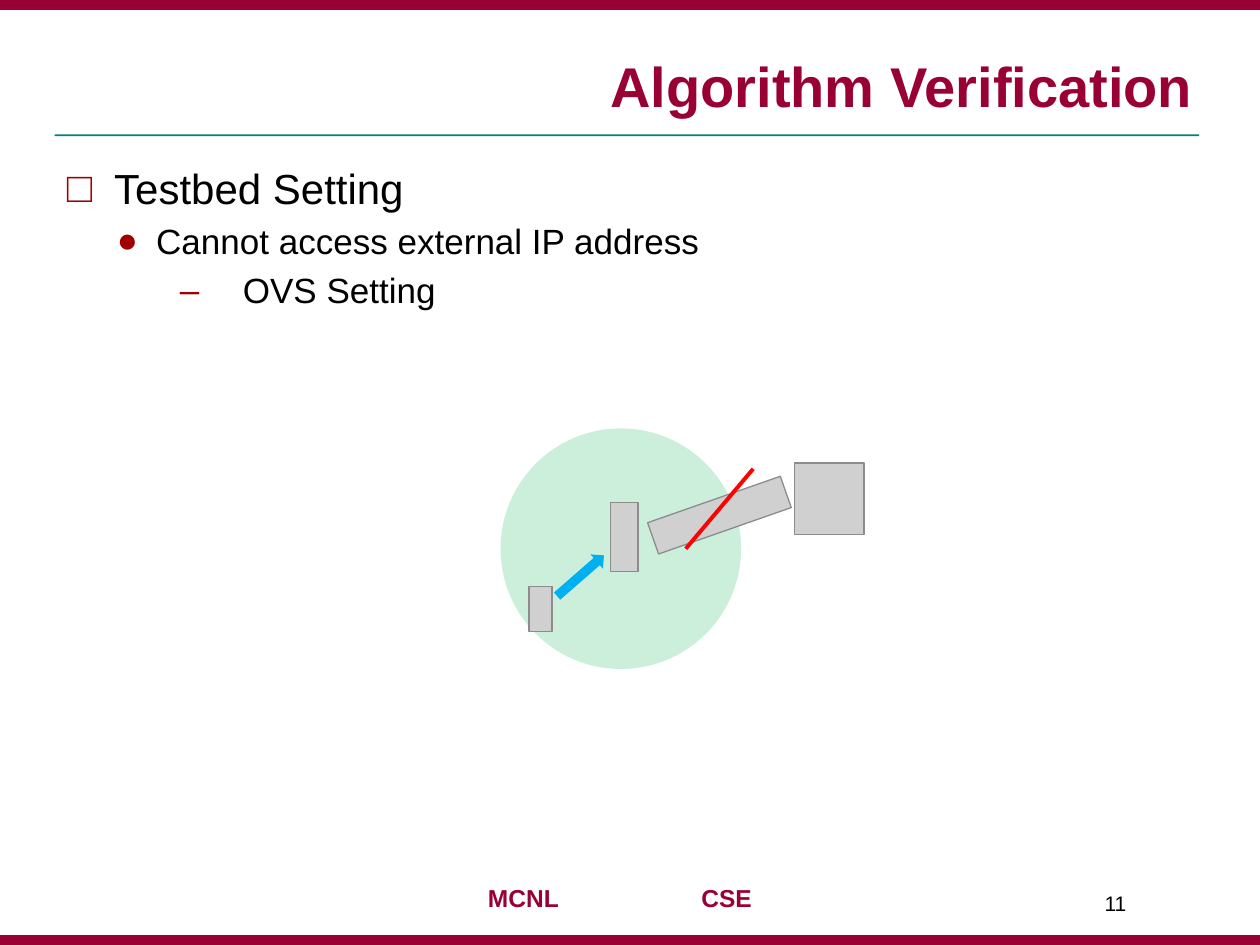
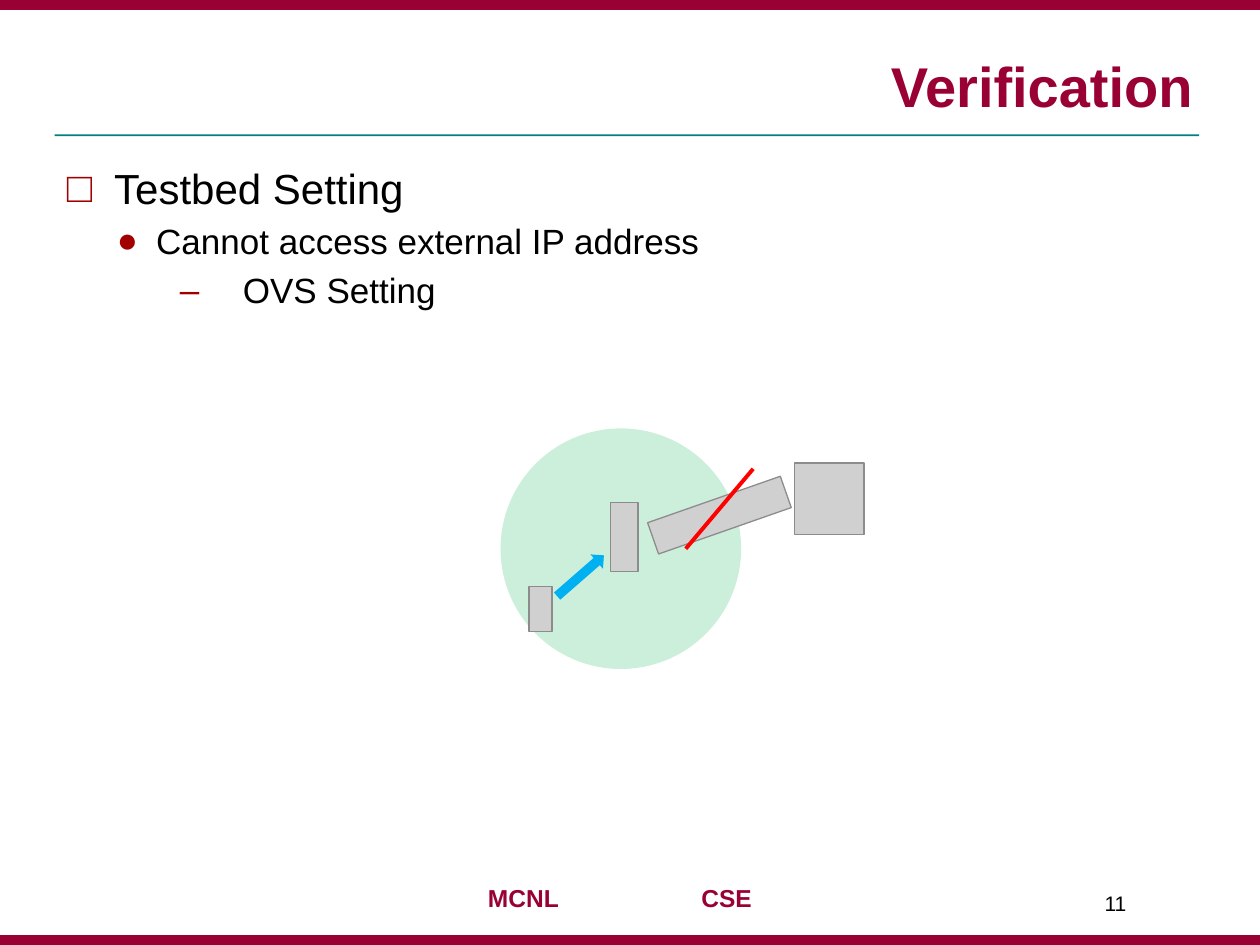
Before and after one commit to jaejunha/Paper, a slide deck: slide 11 of Daily(written_by_Korean)/180810.pptx. Drawn at 1260x945 pixels with LibreOffice and Linux fonts; fonts in the diff are those of the drawing; grey boxes stand for pictures; background and template pictures are left out. Boxes give left, top, right and bottom in pixels: in the first picture for what was removed or moved away, otherwise in the second. Text is boxed around its words. In the diff, an @@ line names an element or a change of style, - is before the commit and + after.

```diff
--- a/Daily(written_by_Korean)/180810.pptx
+++ b/Daily(written_by_Korean)/180810.pptx
@@ title at [891, 66, 1193, 108]: text changed @@
-Algorithm Verification
+Verification
```
Also in this commit, not shown: 4 other slides changed, 2 other files.
